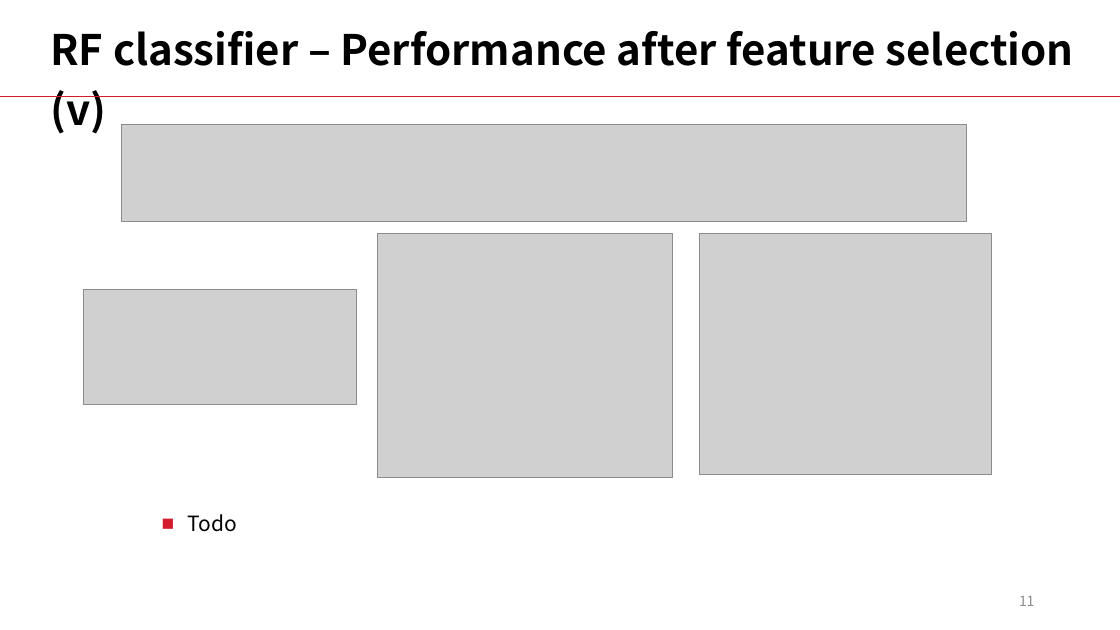
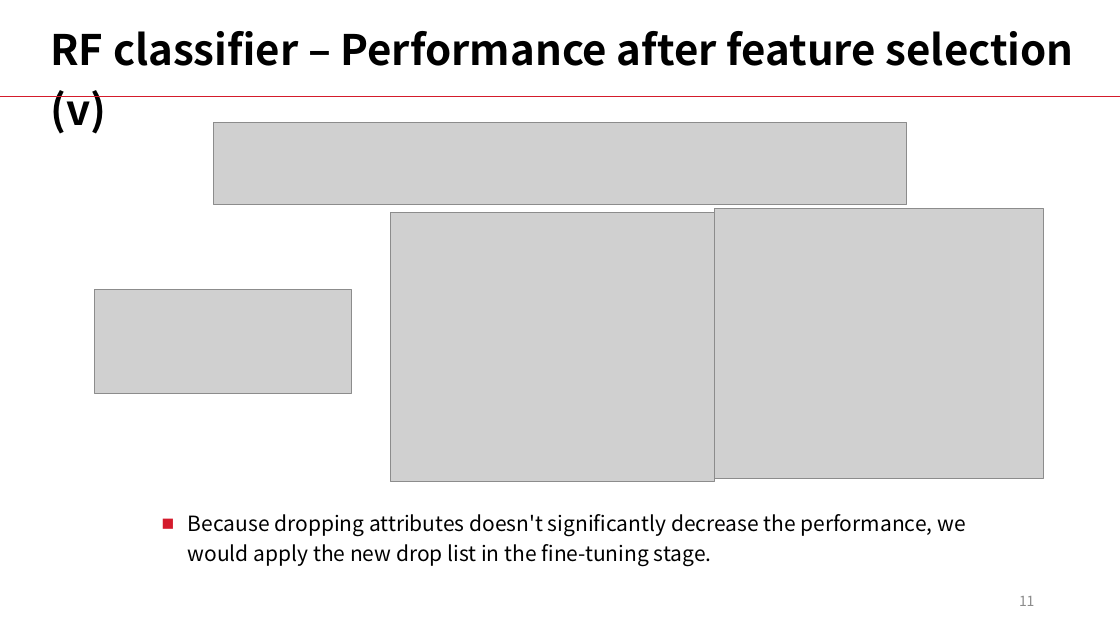
Before and after one commit to LiyangSong/Advertisement-CTR-Prediction, a slide deck: slide 11 of submissions/phase3/stepv.pptx. Drawn at 1120x630 pixels with LibreOffice and Linux fonts; fonts in the diff are those of the drawing; grey boxes stand for pictures. Boxes give left, top, right and bottom in pixels: in the first picture for what was removed or moved away, otherwise in the second. Text is boxed around its words. In the diff, an @@ line names an element or a change of style, - is before the commit and + after.

```diff
--- a/submissions/phase3/stepv.pptx
+++ b/submissions/phase3/stepv.pptx
@@ picture: place and size @@
-picture at (122,124,966,222)
+picture at (213,122,907,204)
@@ picture: place and size @@
-picture at (700,234,992,475)
+picture at (715,208,1044,479)
@@ picture: place and size @@
-picture at (377,234,673,477)
+picture at (391,213,715,481)
@@ picture: place and size @@
-picture at (83,289,357,405)
+picture at (95,289,351,393)
@@ text at (188,514,965,566): text changed @@
-■ Todo
+■ Because dropping attributes doesn't significantly decrease the performance, we would apply the new drop list in the fine-tuning stage.
```
Also in this commit, not shown: 21 other slides changed.
